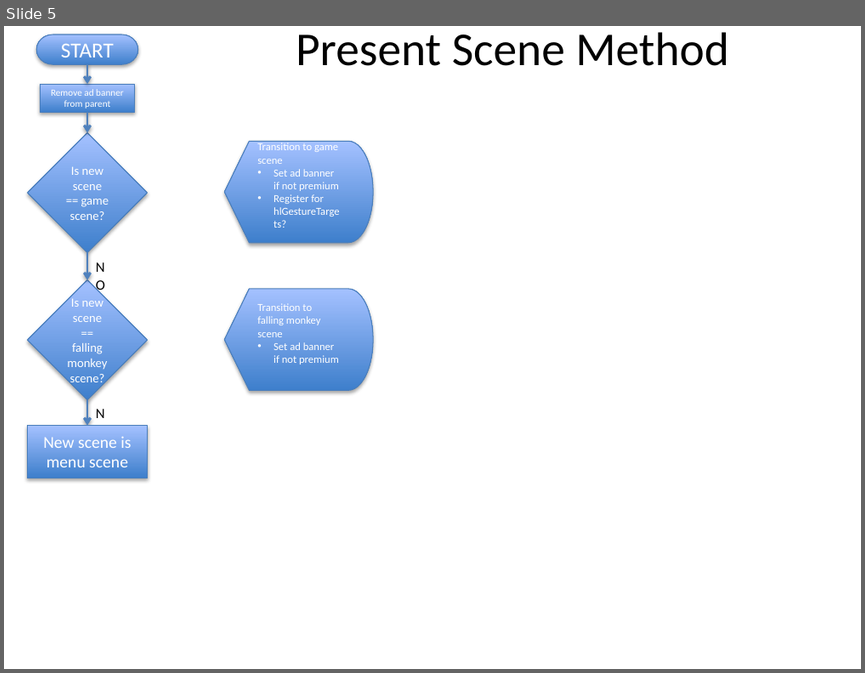
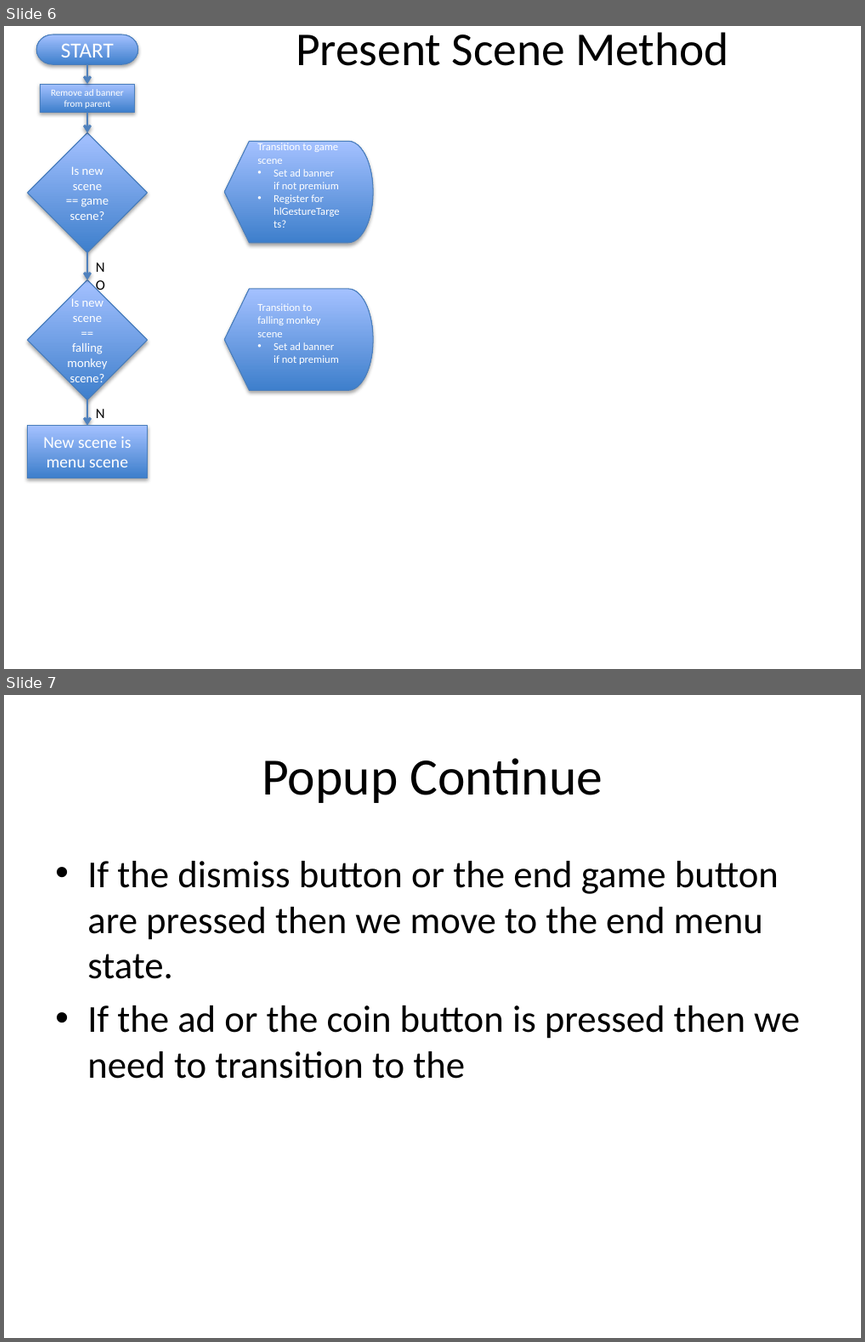
Before and after one commit to PushTheWorld/SwypeIt, a slide deck: gameEngineDesign.pptx. Shown one above the other, each under a label of ours: slide 5 before the commit, slides 6 and 7 after it. The pictures are 865x673 and 865x1342 pixels, drawn with LibreOffice and Linux fonts; fonts in the diff are those of the drawing. Boxes give left, top, right and bottom in pixels: in the first picture for what was removed or moved away, otherwise in the second. Text is boxed around its words. In the diff, an @@ line names an element or a change of style, - is before the commit and + after.

```diff
--- a/gameEngineDesign.pptx
+++ b/gameEngineDesign.pptx
@@ slide 7 added at [4, 695, 861, 1338], background #FFFFFF @@
@@ title added at [262, 758, 602, 803], 44 pt, text #000000 @@
+Popup Continue
@@ text added at [87, 861, 800, 1078], 32 pt, text #000000 @@
+• If the dismiss button or the end game button are pressed then we move to the end menu state.
+• If the ad or the coin button is pressed then we need to transition to the
@@ what was slide 5 is now slide 6 @@
```
Also in this commit, not shown: 1 slide changed, 1 other slide added, 29 other files.
